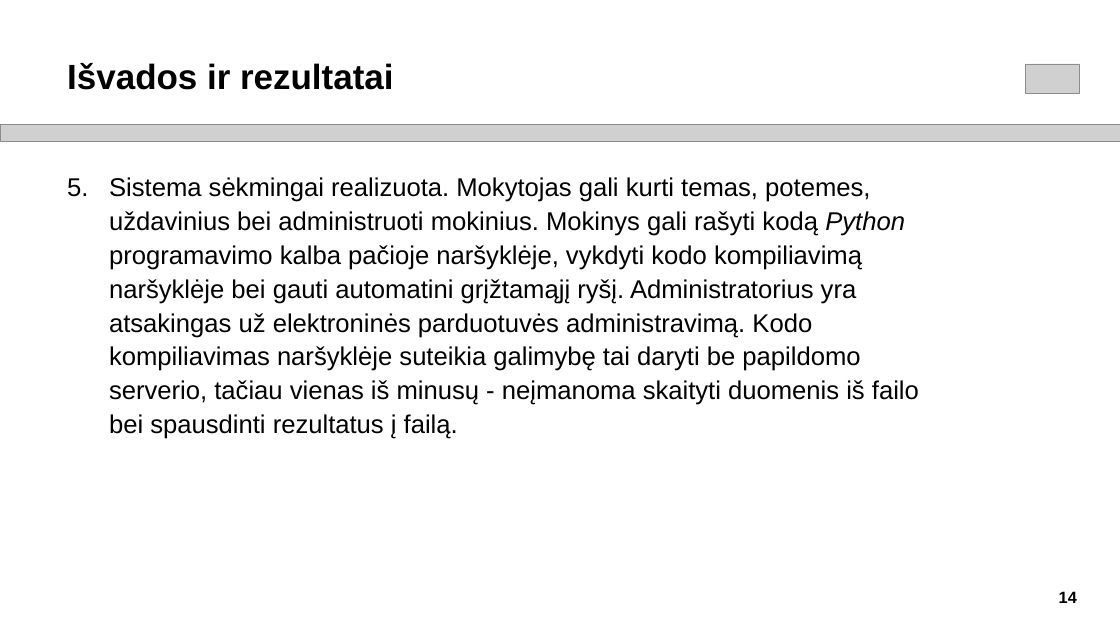
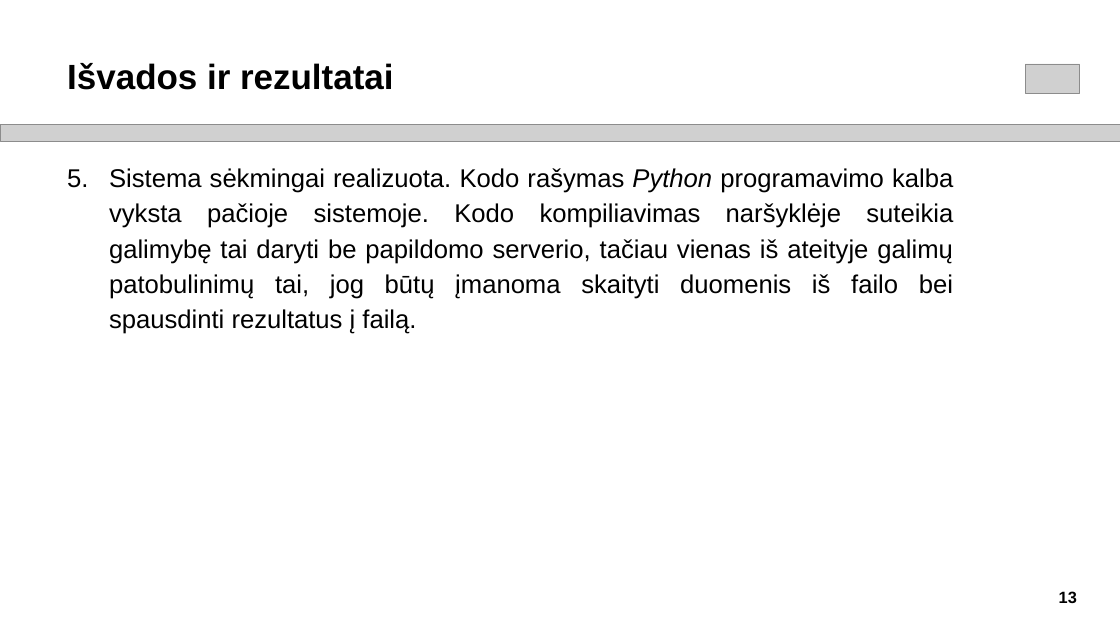
Before and after one commit to siciovas/Bachelors-Project-2023, a slide deck: slide 13 of Rokas_Sičiovas_Pristatymas.pptx (slide 14 before the commit). Drawn at 1120x630 pixels with LibreOffice and Linux fonts; fonts in the diff are those of the drawing; grey boxes stand for pictures. Boxes give left, top, right and bottom in pixels: in the first picture for what was removed or moved away, otherwise in the second. Text is boxed around its words. In the diff, an @@ line names an element or a change of style, - is before the commit and + after.

```diff
--- a/Rokas_Sičiovas_Pristatymas.pptx
+++ b/Rokas_Sičiovas_Pristatymas.pptx
@@ text at [109, 168, 953, 334]: text changed @@
-5. Sistema sėkmingai realizuota. Mokytojas gali kurti temas, potemes, uždavinius bei administruoti mokinius. Mokinys gali rašyti kodą Python programavimo kalba pačioje naršyklėje, vykdyti kodo kompiliavimą naršyklėje bei gauti automatini grįžtamąjį ryšį. Administratorius yra atsakingas už elektroninės parduotuvės administravimą. Kodo kompiliavimas naršyklėje suteikia galimybę tai daryti be papildomo serverio, tačiau vienas iš minusų - neįmanoma skaityti duomenis iš failo bei spausdinti rezultatus į failą.
+5. Sistema sėkmingai realizuota. Kodo rašymas Python programavimo kalba vyksta pačioje sistemoje. Kodo kompiliavimas naršyklėje suteikia galimybę tai daryti be papildomo serverio, tačiau vienas iš ateityje galimų patobulinimų tai, jog būtų įmanoma skaityti duomenis iš failo bei spausdinti rezultatus į failą.
@@ page number at [1059, 591, 1077, 603]: text changed @@
-14
+13
```
Also in this commit, not shown: 5 other slides changed, 1 slide removed, 5 other files.
